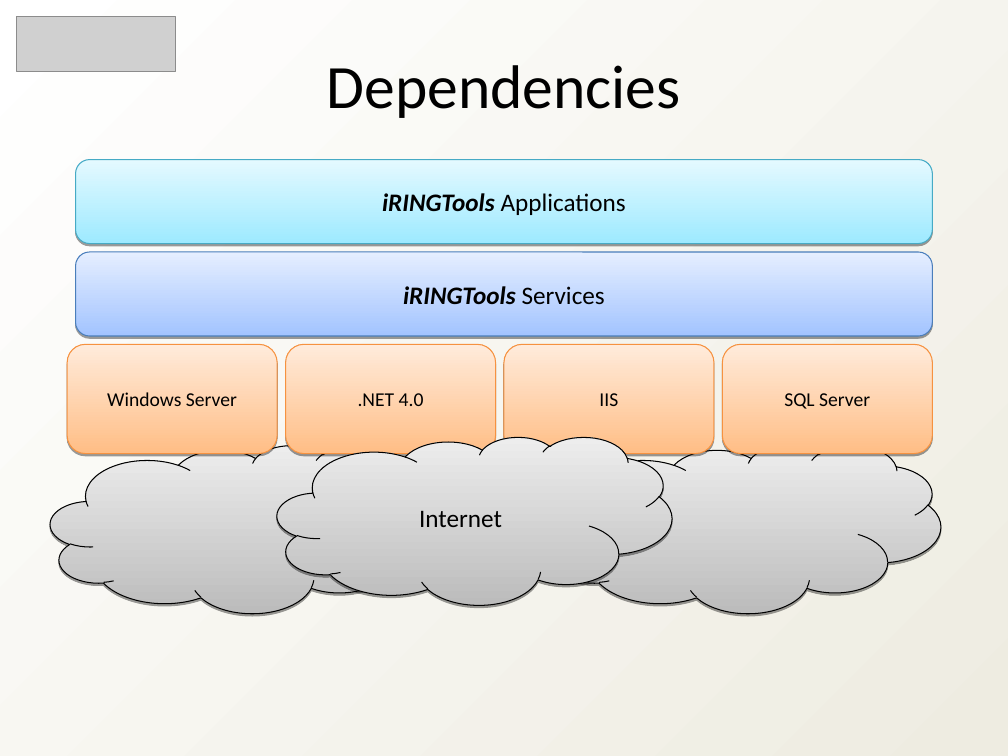
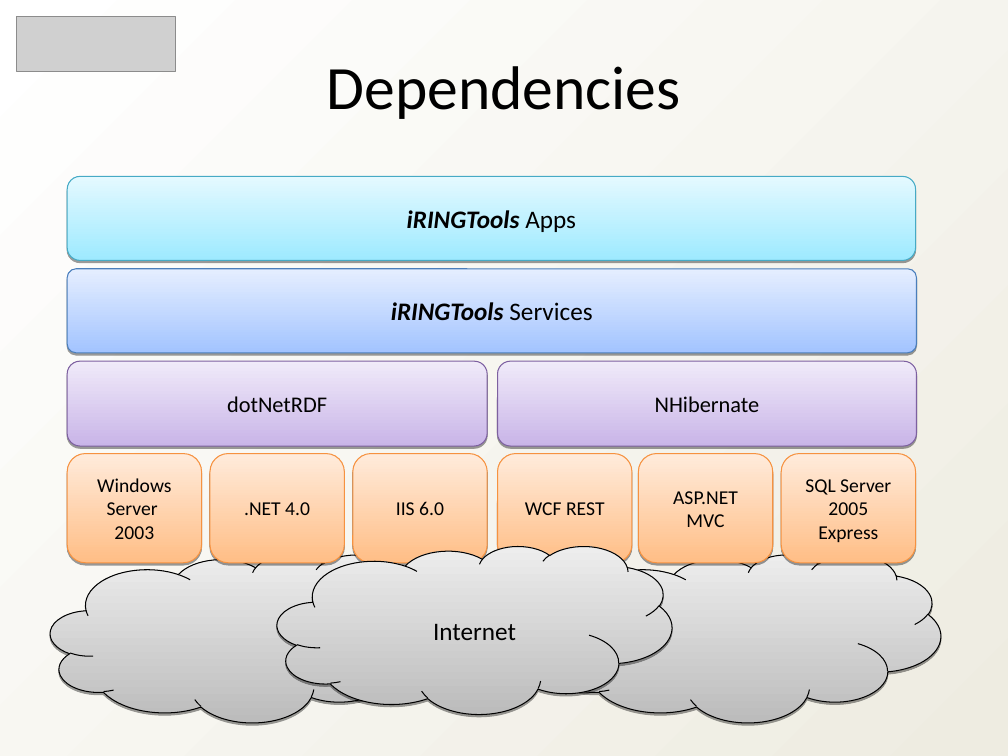
Before and after one commit to heyena/iring-tools, a slide deck: slide 5 of branches/2.0.x/Documentation/iRINGTools_Overview_v2.0.x.ppt. Drawn at 1008x756 pixels with LibreOffice and Linux fonts; fonts in the diff are those of the drawing; grey boxes stand for pictures. Boxes give left, top, right and bottom in pixels: in the first picture for what was removed or moved away, otherwise in the second. Text is boxed around its words. In the diff, an @@ line names an element or a change of style, - is before the commit and + after.

```diff
--- a/branches/2.0.x/Documentation/iRINGTools_Overview_v2.0.x.ppt
+++ b/branches/2.0.x/Documentation/iRINGTools_Overview_v2.0.x.ppt
@@ rounded rectangle "iRINGTools Apps" at [68,176,916,260]: proportions changed @@
@@ rounded rectangle "iRINGTools Apps": place and size @@
-rounded rectangle "iRINGTools Apps" at [76,159,932,243]
+rounded rectangle "iRINGTools Apps" at [68,176,916,260]
@@ text in rounded rectangle at [407,210,576,232]: text changed; bold on; italic on @@
-iRINGTools Applications
+iRINGTools Apps
@@ rounded rectangle "iRINGTools Services": place and size @@
-rounded rectangle "iRINGTools Services" at [76,252,932,336]
+rounded rectangle "iRINGTools Services" at [68,269,917,353]
@@ rounded rectangle "iRINGTools Services" at [68,269,917,353]: proportions changed @@
@@ rounded rectangle removed at [504,345,714,454] @@
-IIS
@@ rounded rectangle added at [68,361,488,446], fill gradient #C9B5E8 to #F0EAF9, outline #7D60A0 0.74 pt, 16 pt, text #000000 @@
+dotNetRDF
@@ rounded rectangle added at [498,361,917,446], fill gradient #C9B5E8 to #F0EAF9, outline #7D60A0 0.74 pt, 16 pt, text #000000 @@
+NHibernate
@@ rounded rectangle "Windows Server 2003": place and size @@
-rounded rectangle "Windows Server 2003" at [68,345,277,454]
+rounded rectangle "Windows Server 2003" at [68,454,202,562]
@@ text in rounded rectangle at [97,478,171,539]: text changed @@
-Windows Server
+Windows Server
+2003
@@ rounded rectangle ".NET 4.0": place and size @@
-rounded rectangle ".NET 4.0" at [285,345,495,454]
+rounded rectangle ".NET 4.0" at [210,454,344,562]
@@ rounded rectangle added at [353,454,487,562], fill gradient #FFBE86 to #FFEBDB, outline #F69240 0.74 pt, 14 pt, text #000000 @@
+IIS 6.0
@@ rounded rectangle added at [498,454,632,562], fill gradient #FFBE86 to #FFEBDB, outline #F69240 0.74 pt, 14 pt, text #000000 @@
+WCF REST
@@ rounded rectangle added at [638,454,772,562], fill gradient #FFBE86 to #FFEBDB, outline #F69240 0.74 pt, 14 pt, text #000000 @@
+ASP.NET MVC
@@ rounded rectangle "SQL Server 2005 Express": place and size @@
-rounded rectangle "SQL Server 2005 Express" at [723,345,932,454]
+rounded rectangle "SQL Server 2005 Express" at [781,454,915,562]
@@ text in rounded rectangle at [805,479,891,542]: text changed @@
-SQL Server
+SQL Server
+2005 Express
@@ 3 freeform shapes: place and size @@
-3 freeform shapes at [50,436,941,614]
+3 freeform shapes at [50,546,941,723]
```
Also in this commit, not shown: 8 other slides changed, 7 slides added, 8 slides removed, 3 other files.
